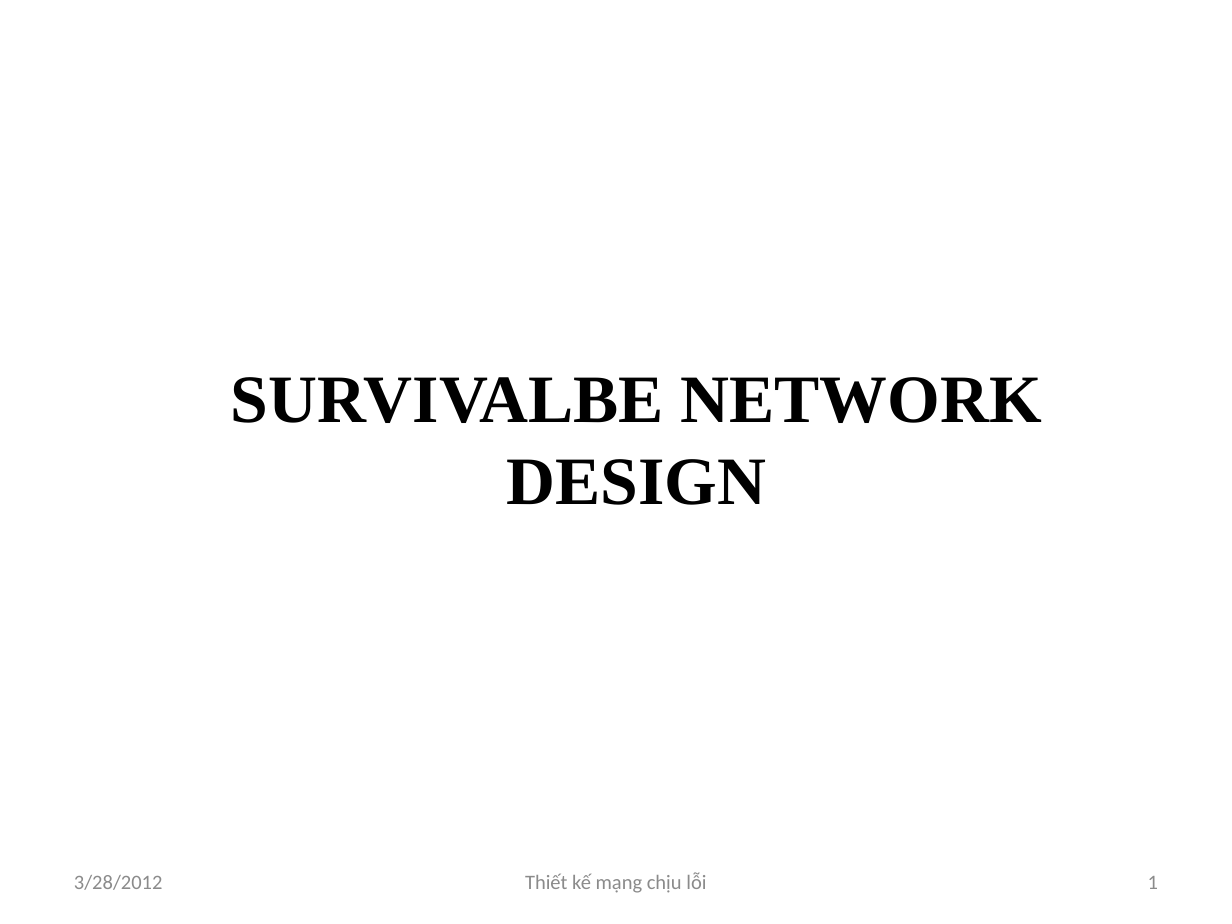
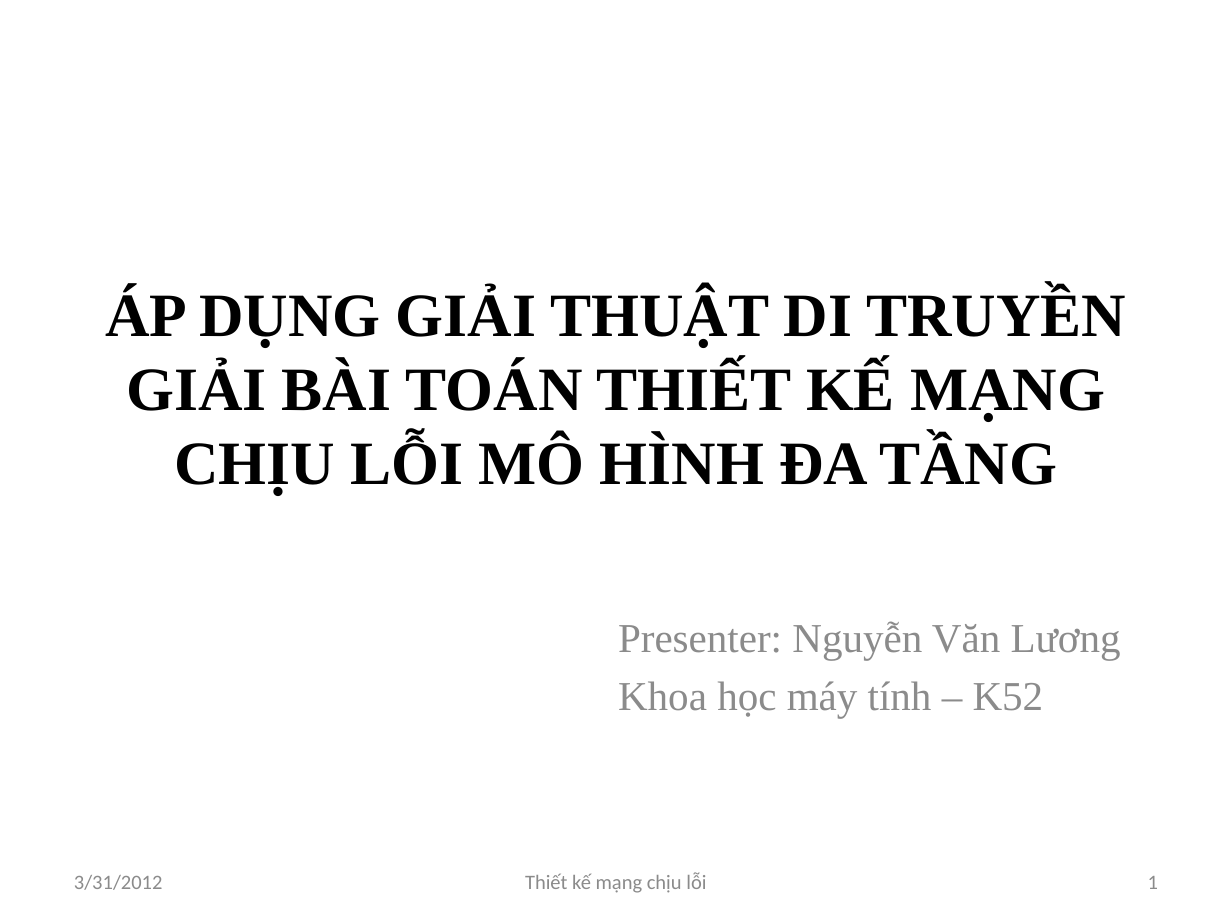
Before and after one commit to luongnv89/GAMSOND, a slide deck: slide 1 of Presents/Luongnv.Intro3.0.pptx. Drawn at 1232x924 pixels with LibreOffice and Linux fonts; fonts in the diff are those of the drawing. Boxes give left, top, right and bottom in pixels: in the first picture for what was removed or moved away, otherwise in the second. Text is boxed around its words. In the diff, an @@ line names an element or a change of style, - is before the commit and + after.

```diff
--- a/Presents/Luongnv.Intro3.0.pptx
+++ b/Presents/Luongnv.Intro3.0.pptx
@@ title added at bbox=[105, 288, 1126, 496], 36 pt, text #000000, bold @@
+ÁP DỤNG GIẢI THUẬT DI TRUYỀN GIẢI BÀI TOÁN THIẾT KẾ MẠNG CHỊU LỖI MÔ HÌNH ĐA TẦNG
@@ title removed at bbox=[231, 377, 1042, 505] @@
-SURVIVALBE NETWORK DESIGN
@@ subtitle added at bbox=[618, 621, 1121, 718], 24 pt, text #8C8C8C @@
+Presenter: Nguyễn Văn Lương
+Khoa học máy tính – K52
@@ text at bbox=[74, 875, 163, 890]: text changed @@
-3/28/2012
+3/31/2012
```
Also in this commit, not shown: 23 other slides changed, 2 other files.
